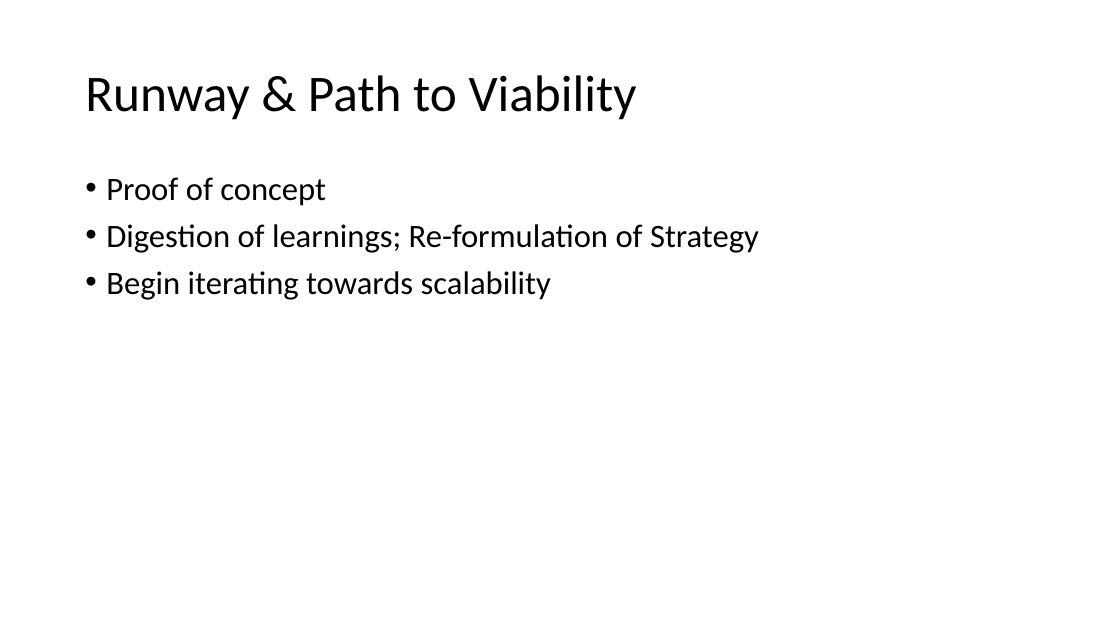
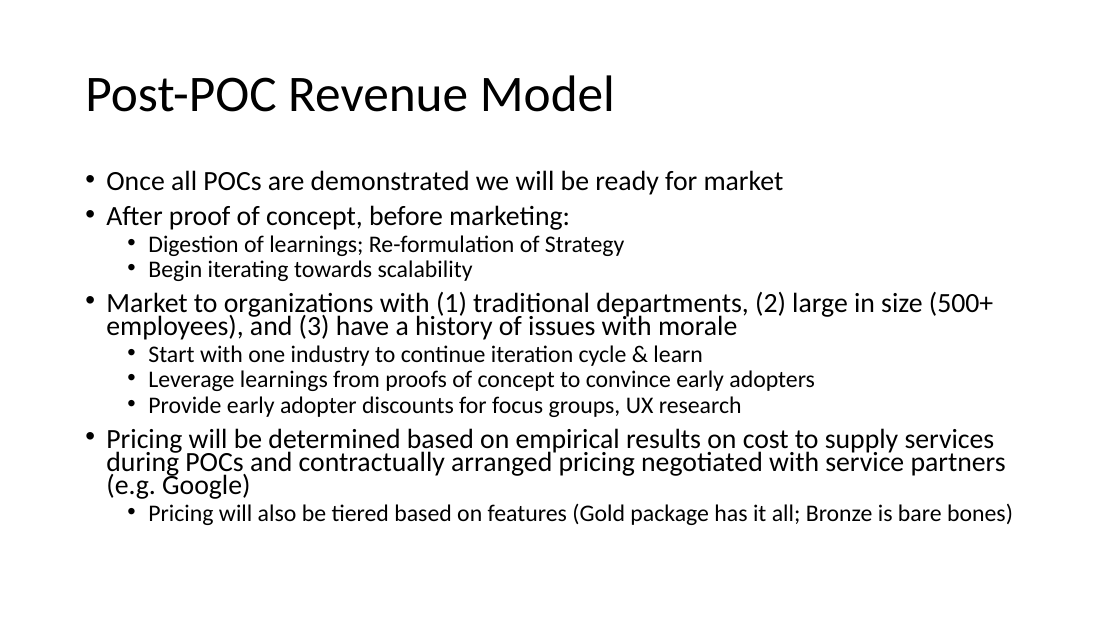
Before and after one commit to paulmattheww/csci-e-11-challenges-opportunities-bigdata-iot-cybersecurity, a slide deck: slide 6 of Business Proposal.pptx (slide 4 before the commit). Drawn at 1120x630 pixels with LibreOffice and Linux fonts; fonts in the diff are those of the drawing. Boxes give left, top, right and bottom in pixels: in the first picture for what was removed or moved away, otherwise in the second. Text is boxed around its words. In the diff, an @@ line names an element or a change of style, - is before the commit and + after.

```diff
--- a/Business Proposal.pptx
+++ b/Business Proposal.pptx
@@ title at [85, 75, 615, 112]: text changed @@
-Runway & Path to Viability
+Post-POC Revenue Model
@@ text at [106, 170, 784, 230]: text changed; size 28 to 23.8 pt @@
-• Proof of concept
+• Once all POCs are demonstrated we will be ready for market
+• After proof of concept, before marketing:
@@ text at [148, 235, 624, 281]: size 28 to 20.4 pt in "Digestion of learnings; Re-formulation of Strategy", "Begin iterating towards scalability"; list level 1 to 2 in "Digestion of learnings; Re-formulation of ..."; line spacing 0.9 to 0.7; list level 1 to 2 in "Begin iterating towards scalability" @@
@@ text at [106, 292, 1013, 525]: paragraphs added @@
+• Market to organizations with (1) traditional departments, (2) large in size (500+ employees), and (3) have a history of issues with morale
+  • Start with one industry to continue iteration cycle & learn
+  • Leverage learnings from proofs of concept to convince early adopters
+  • Provide early adopter discounts for focus groups, UX research
+• Pricing will be determined based on empirical results on cost to supply services during POCs and contractually arranged pricing negotiated with service partners (e.g. Google)
+  • Pricing will also be tiered based on features (Gold package has it all; Bronze is bare bones)
```
Also in this commit, not shown: 3 other slides changed, 4 slides added, 3 other files.
